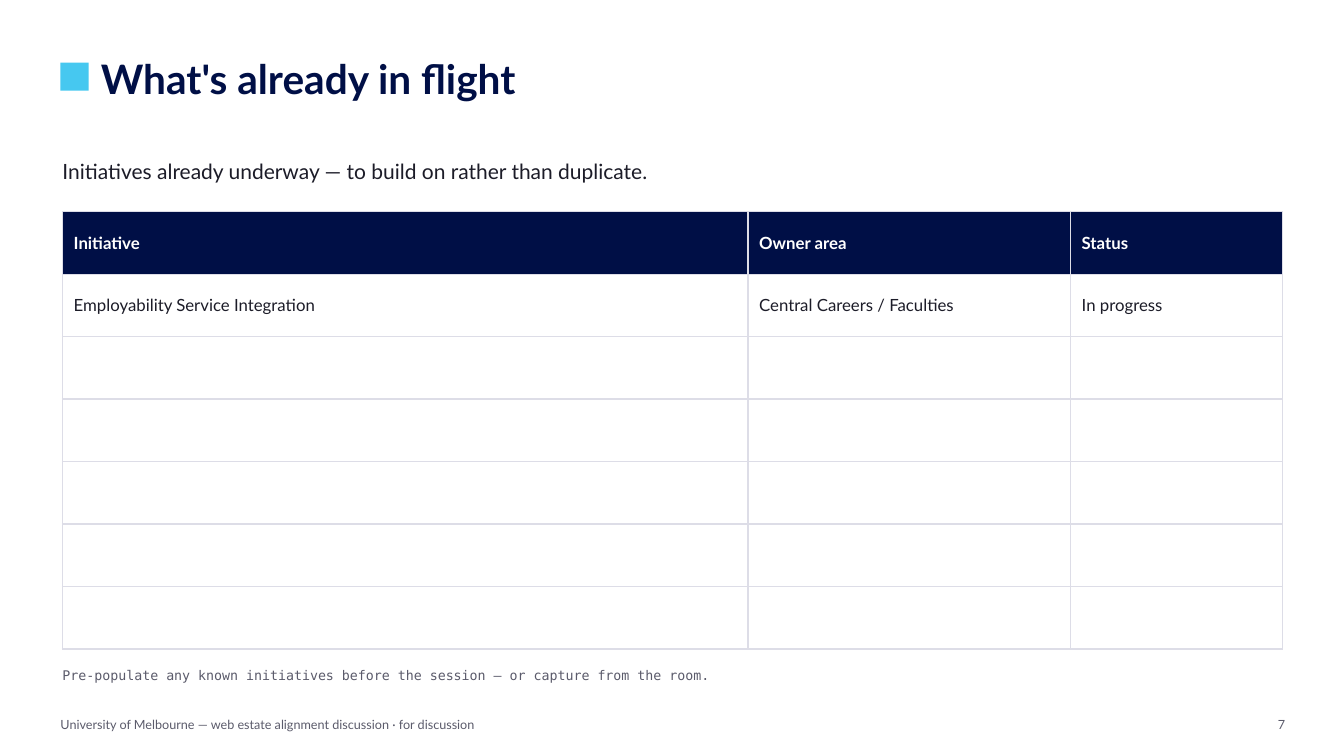
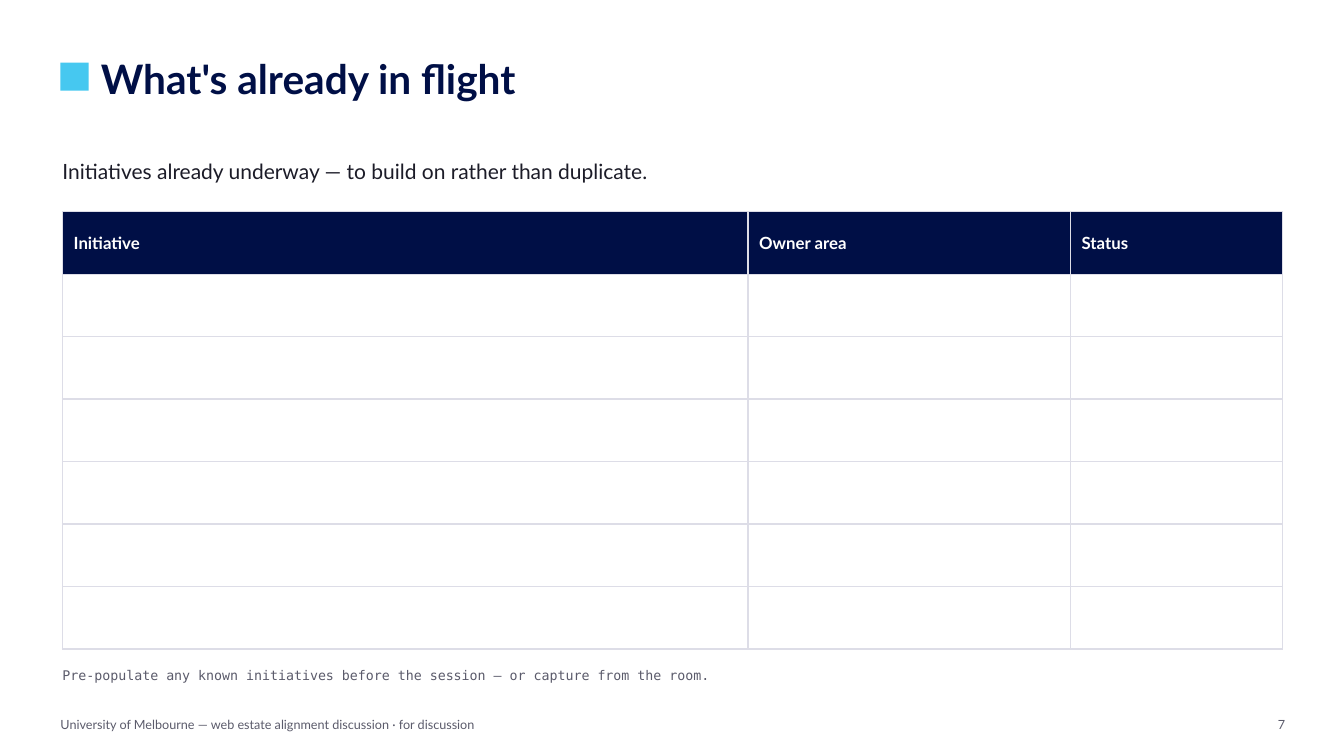
Before and after one commit to Enterprise-Services-Group/unimelb-current-students-ia, a slide deck: slide 7 of discussion-deck/Current-Students-EndToEnd-Discussion.pptx. Drawn at 1344x756 pixels with LibreOffice and Linux fonts; fonts in the diff are those of the drawing. Boxes give left, top, right and bottom in pixels: in the first picture for what was removed or moved away, otherwise in the second. Text is boxed around its words. In the diff, an @@ line names an element or a change of style, - is before the commit and + after.

```diff
--- a/discussion-deck/Current-Students-EndToEnd-Discussion.pptx
+++ b/discussion-deck/Current-Students-EndToEnd-Discussion.pptx
@@ table at [63, 212, 1282, 313] @@
-row 2: Employability Service Integration | Central Careers / Faculties | In progress
+row 7:  |  | 
```
Also in this commit, not shown: 2 other slides changed, 2 slides added, 2 slides removed, 1 other file.
